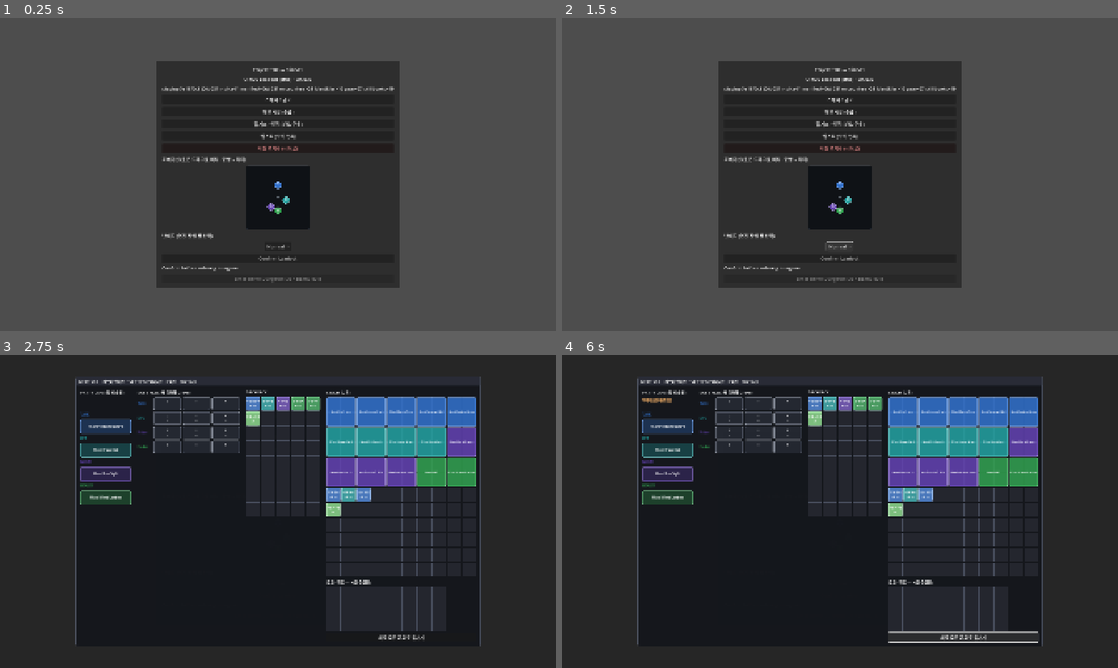
Above: before the commit, frames 1-4 (two rows, left to right).
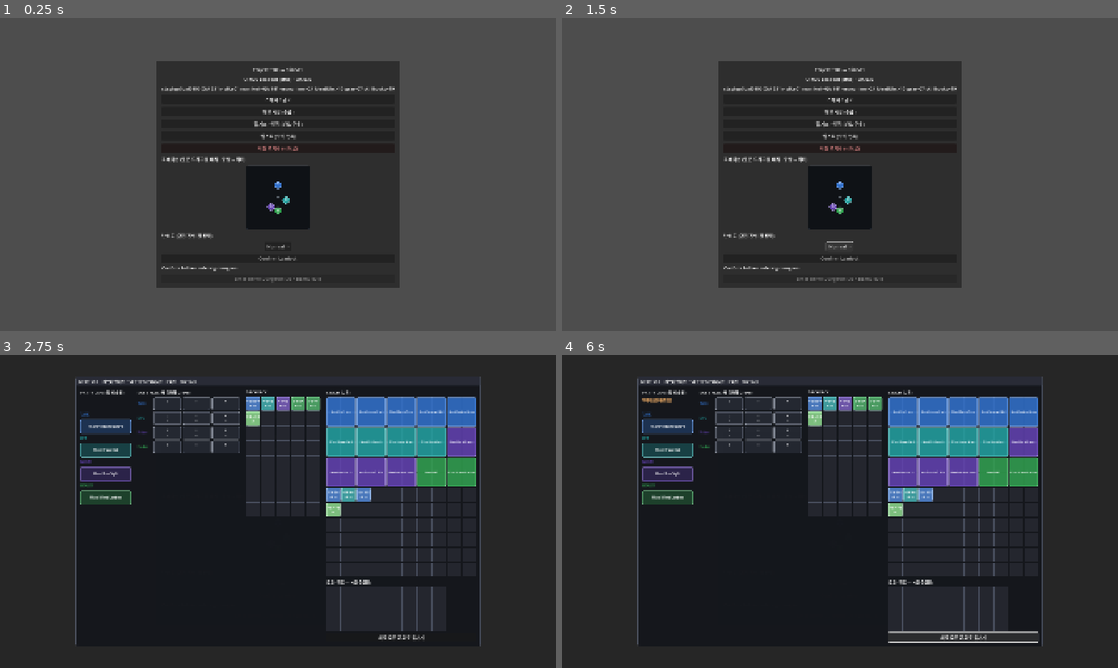
Above: after the commit, the same moments.

Repository: haepari1019/project_tdc_game
Game: Godot game, scene res://scenes/main.tscn
Two runs of this game, one before a commit and one after it. Both use one fixed random seed, a clock stepped at 60 frames per second and the inputs below.
Inputs:
- Up to frame 1 (0.25 s): no input
- Up to frame 2 (1.5 s): click "Normal" at 0.5 s; click "Normal" at 1.25 s
- Up to frame 3 (2.75 s): click "스태시 / 금고" at 2 s
- Up to frame 4 (6 s): click "허브 시설 (승급)" at 2.75 s; click "필기소 · 상점 (분석/구매)" at 3.5 s; click "퀘스트 (의뢰 목록)" at 4.25 s; click "저장 초기화 (시드로)" at 5 s; click "재료 모두 금고로 옮기기" at 5.75 s

The runs differ from the first frame. In frame 1, 0.4% of the frame differs, in the area x 29-71%, y 21-81%; in frame 2, 0.4%; in frame 3, less than 0.1%; in frame 4, less than 0.1%.

Commit message:
chore(spec): OPS_30 전파 — DPS 스타터 AB-028→AB-053 · spec 재핀 e18f6c3→baf0806 (DRIFT-137)
P4b 이관 작업 지시서(docs/plan/P4b_WORK_ORDER.md) 작성 중 적발:
spec F-008 §3.10.2 DPS 프리모딩이 폐기된 AB-028(DRIFT-115)을 가리키고
있었다. equip_skillbook_by_id가 마스터 미발견 시 조용히 무시하므로
드러나지 않던 유령 참조 — DRIFT-130과 같은 실패 모드의 재발.

- backpack.gd 스타터 시드 AB-008 → AB-053 (작열 폭발)
  근거: press_rod의 저작된 Q 슬롯(docs/design/dps_binding_kit.md) +
  BIND-019 기등재 → 첫 런부터 「초월」 결속이 실제로 발동.
  AB-008은 slot-0 결속이 없어 GENERIC 폴백만 됐다.
- OPS_30 전파 완료 (spec baf0806 · DEC-20260812-004): impact_scan이
  AB-028의 「허브 스타터」 주장 7곳을 추가 적발 → 함께 정리.
  부수로 스킬트리 SSOT 포인터 F-029 §3.6 → §3.2a 9건 정정.
- spec 재핀 e18f6c3 → baf0806 (spec_ref.json + id_registry.json,
  후자는 bc22c38에 멈춰 있던 중복 주석)
- binding_overlays.gd: IDA-022 · IDA-052 규약 미등재 = 의도가 아니라
  미결(곧 추가 예정)임을 명시 — 안 그러면 "원래 결속 없는 정체성"으로
  읽힌다
- DRIFT-137 로깅(RESOLVED) · DRIFT-138 번호 예약(결속 프로필 키, M0b)

ci_smoke.sh 11/11 PASS.

Co-Authored-By: Claude Opus 5 (1M context) <noreply@anthropic.com>

Diff:
--- a/data/slice01/id_registry.json
+++ b/data/slice01/id_registry.json
@@ -1,6 +1,6 @@
 {
   "schema_version": 1,
-  "spec_commit_short": "bc22c38",
+  "spec_commit_short": "baf0806",
   "encounter_ids": [
     "ENC-NORM-001",
     "ENC-NORM-002",
--- a/scripts/autoload/backpack.gd
+++ b/scripts/autoload/backpack.gd
@@ -64,14 +64,18 @@
 		return
 	_seeded = true
 	# F-009 §3.1.1 Hub Starter Skillbooks (StarterGrant) — 역할별 1권(Healer 2권), 분석 불요·
-	# DPS 자리는 AB-008 Slag Spit = 「광역 투사체」 원형(다른 볼트 6종이 여기서 갈라지는 변형, DRIFT-085).
 	# 즉시 장착 가능. + 부활 소비. Gear는 equipped, haul은 런 중 드롭. (구 데모 Ember 스타터 → 스펙 정렬)
+	# DPS 자리 = **AB-053 작열 폭발** (DRIFT-137). spec F-008 §3.10.2가 지정한 `AB-028`이 DRIFT-115
+	# (D4 → 채널링 클러스터 재정의)에서 폐기돼 유령 참조가 됐다. 대체 기준 = 스타터 gear(press_rod)의
+	# 저작된 Q 슬롯 — `docs/design/dps_binding_kit.md` §공유3서브 + `BIND-019`(press_rod × IDA-024 ×
+	# AB-053 @ slot 0)가 이미 등재돼 있어 **첫 런부터 「초월」 결속이 실제로 걸린다**. Basic tier·DPS 주력
+	# 밴드(sub_bands = Nuker만 B2). 구 시드 AB-008은 slot-0 결속이 없어 GENERIC 폴백만 됐다.
 	# 스킬북 탄환수는 PIN하지 않음 — 로드 시 add_skillbook_to_backpack가 master(skillbooks.json charges_max,
 	# 현재 50~80)로 채움. (구 하드코딩 6/8/5가 새 값을 덮어쓰던 버그 수정. Slice01Data는 autoload 순서상
 	# _seed 시점엔 미준비 → 여기서 조회 불가, 그래서 charges 생략으로 master 위임.)
 	loose = [
 		{"id": "전방위 방벽", "kind": "skillbook", "base_ability_id": "AB-033", "w": 1, "h": 1, "at_risk": true},
-		{"id": "광재 분출", "kind": "skillbook", "base_ability_id": "AB-008", "w": 1, "h": 1, "at_risk": true},
+		{"id": "작열 폭발", "kind": "skillbook", "base_ability_id": "AB-053", "w": 1, "h": 1, "at_risk": true},
 		{"id": "전격 제압", "kind": "skillbook", "base_ability_id": "AB-030", "w": 1, "h": 1, "at_risk": true},
 		{"id": "침묵 결계", "kind": "skillbook", "base_ability_id": "AB-044", "w": 1, "h": 1, "at_risk": true},
 		{"id": "구명 견인", "kind": "skillbook", "base_ability_id": "AB-045", "w": 1, "h": 1, "at_risk": true},
--- a/scripts/combat/abilities/bindings/binding_overlays.gd
+++ b/scripts/combat/abilities/bindings/binding_overlays.gd
@@ -18,6 +18,14 @@
 ## 결속은 기어+정체성+서브를 착용한 순간 내재적으로 적용된다(on/off 토글 없음 — triple-match면 항상 활성).
 
 ## 정체성 규약 — identity 툴팁에 자기완결적으로 표시(상태 생성·의미·활용을 한 문단). {name, covenant}.
+##
+## ⚠️ **미등재 2종 — 규약 곧 추가 예정(설계 미확정, 2026-08-12 사용자 확인):**
+##   · **IDA-022** `tank_bulwark_march` (gear: march_plate / march_set)
+##   · **IDA-052** `tank_sentinel_form` (gear: sentinel_aegis)
+## 두 정체성은 현재 규약이 없어 시그니처가 붙지 않는다(슬롯 델타는 GENERIC 폴백으로 동작). 규약이
+## 확정되면 여기 + `GENERIC` + 필요 시 `OVERLAYS` 변주에 함께 등재하고, 결속 카탈로그(spec
+## `docs/combat/bindings/`)로 역전파한다. 그때까지 "결속 없는 정체성"이 **의도가 아니라 미결**임에
+## 유의 — 툴팁 문구 처리는 별건. ref: docs/plan/P4b_WORK_ORDER.md §U2 · M0b-3.
 const SIGNATURE := {
 	"IDA-020": {
 		"name": "방벽 충전",
--- a/spec_ref.json
+++ b/spec_ref.json
@@ -2,8 +2,8 @@
   "spec_repository": "https://github.com/haepari1019/project_tdc",
   "spec_remote": "origin",
   "spec_branch": "staging",
-  "spec_commit": "e18f6c3c9e20d88cf273d591e297c9f4dabaf197",
-  "spec_commit_short": "e18f6c3",
+  "spec_commit": "baf0806e76dff4017a1ce6d3ff50d56c7df1a7fe",
+  "spec_commit_short": "baf0806",
   "pinned_at": "2026-08-12",
   "playable_contract_id": "QA-031",
   "implementation_phase": "2",
Not shown, changed: docs/SPEC_DRIFT.md
Not shown, added: docs/plan/P4b_WORK_ORDER.md
